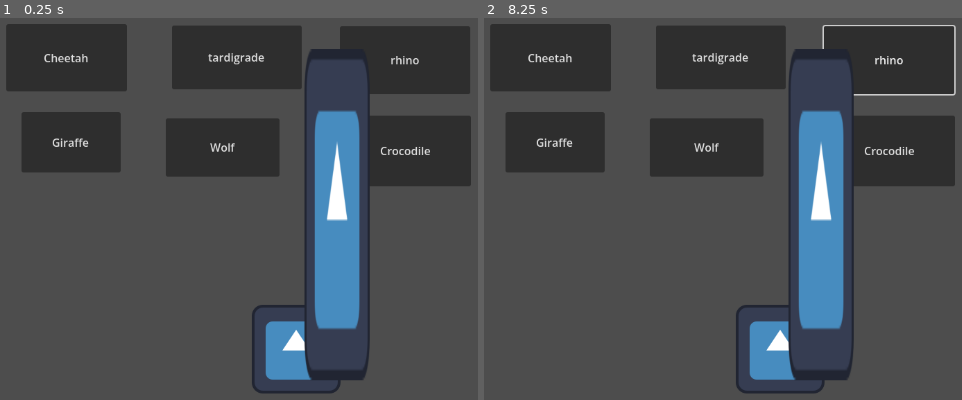
Above: before the commit, frames 1-2 (left to right).
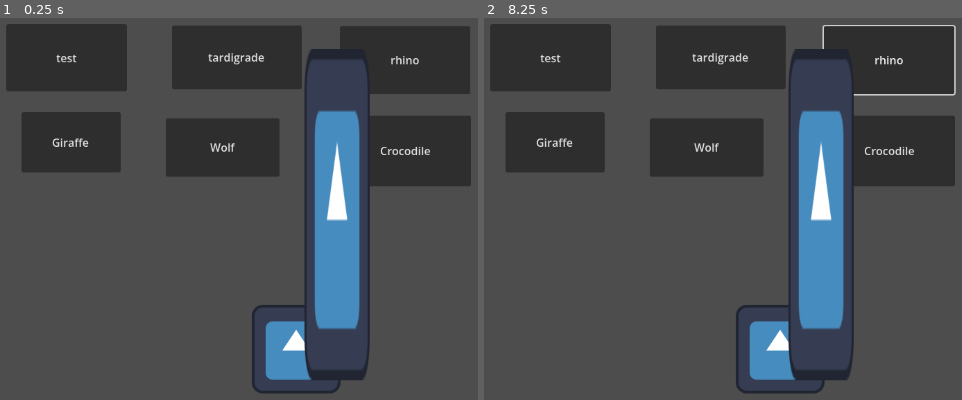
Above: after the commit, the same moments.

Repository: ClimbingWolf/Developing-Natural-Amalgams
Game: Godot game, scene res://Amalgam/amalgam_test.tscn
Two runs of this game, one before a commit and one after it. Both use one fixed random seed, a clock stepped at 60 frames per second and the inputs below. The engine's default icon, where the game draws it, is replaced by a stand-in: a white triangle on a blue panel in a dark square.
Inputs (mouse positions are in pixels of both pictures, inside the frame that each line leads up to):
- Up to frame 1 (0.25 s): no input
- Up to frame 2 (8.25 s): click "Cheetah" (after the commit: "test") at 0.5 s; click "tardigrade" at 1.25 s; click "Giraffe" at 2 s; click "Wolf" at 2.75 s; click "Crocodile" at 3.5 s; click "rhino" at 4.25 s; move the mouse to (outside the picture) at 5.02 s; hold D (right) 5.03-5.78 s; click (outside the picture) at 5.17 s; move the mouse to (670, 247) at 5.77 s; hold S (down) 5.78-6.53 s; move the mouse to (909, 128) at 6.52 s; hold D (right) 6.53-7.28 s; move the mouse to (789, 315) at 7.27 s; hold W (up) 7.28-8.03 s; click (789, 315) at 7.42 s; move the mouse to (outside the picture) at 8.02 s; hold Left (left) from 8.03 s (still down)

The runs differ from the first frame. In frame 1, 0.1% of the frame differs, in the area x 9-19%, y 9-12%; in frame 2, 0.1%.

Commit message:
major update. Added nothing. Also added creature class or something

Diff:
--- a/Amalgam/amalgam_test.tscn
+++ b/Amalgam/amalgam_test.tscn
@@ -1,18 +1,20 @@
 [gd_scene format=3 uid="uid://bmegiyam1urek"]
 
 [ext_resource type="Script" uid="uid://be2c5rmkel5w8" path="res://Amalgam/amalgam_test.gd" id="1_klvlq"]
+[ext_resource type="Script" uid="uid://gvrwu7r4jmmr" path="res://Amalgam/creature.gd" id="2_x1rl3"]
 
 [node name="Node2D" type="Node2D" unique_id=1481787741]
 script = ExtResource("1_klvlq")
 
 [node name="Creature" type="Node" parent="." unique_id=1050617304]
+script = ExtResource("2_x1rl3")
 
 [node name="cheetah" type="Button" parent="." unique_id=20397418]
 offset_left = 84.0
 offset_top = 32.0
 offset_right = 258.0
 offset_bottom = 129.0
-text = "Cheetah"
+text = "test"
 
 [node name="tardigrade" type="Button" parent="." unique_id=810002463]
 offset_left = 323.0
--- /dev/null
+++ b/Amalgam/creature.gd
@@ -0,0 +1,27 @@
+extends Node
+
+class_name creature
+var body
+var head
+
+func setBody(newBody):
+	if body:
+		body.queue_free()
+	body = newBody
+
+func setHead(newHead):
+	if head:
+		head.queue_free()
+	head = newHead
+
+func setupCreature(newbody, newhead):
+	setHead(newhead)
+	setBody(newbody)
+	head.global_position = body.get_node("HeadPos").global_position
+	body.on_attatch(head)
+
+func getBody():
+	return body
+
+func getHead():
+	return head
Not shown, added: Amalgam/creature.gd.uid
